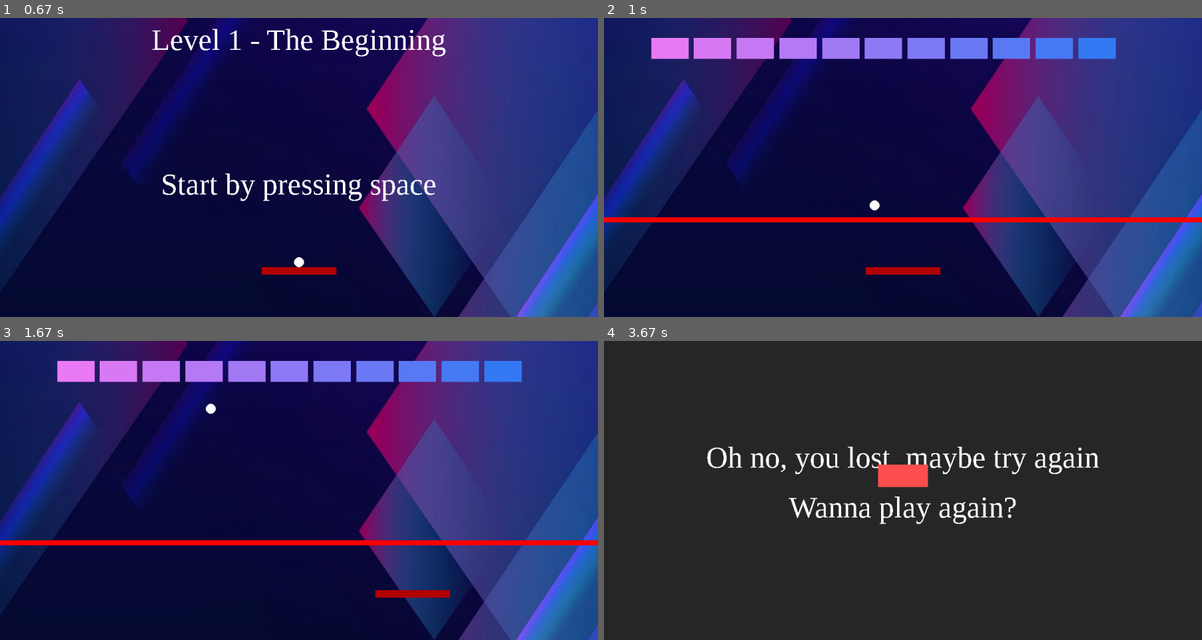
Above: before the commit, frames 1-4 (two rows, left to right).
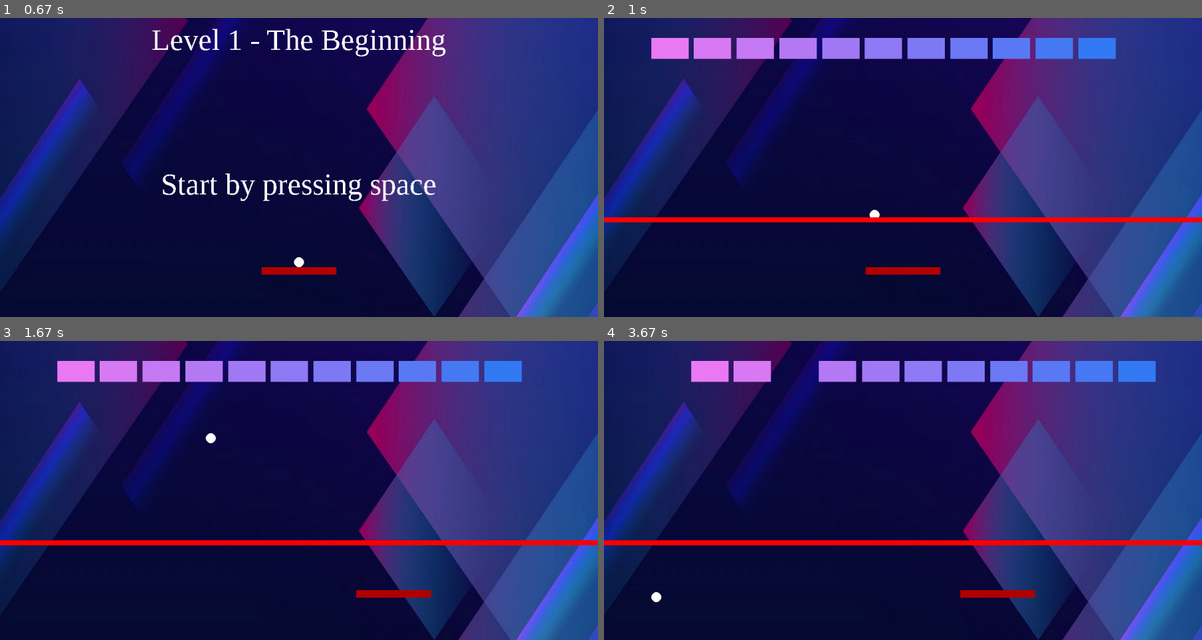
Above: after the commit, the same moments.

Repository: Kevin333221/INF-1400
Game: pygame game, started from Main.py
The game is run twice, just before and just after one commit, with the same random seed, the same clock (stepped at 60 frames per second) and the same inputs.
Inputs:
- Up to frame 1 (0.67 s): click "Start" at 0.38 s
- Up to frame 2 (1 s): tap Space at 0.67 s
- Up to frame 3 (1.67 s): hold Right 1-1.47 s; tap Space at 1.07, 1.37, 1.57 s; hold Right from 1.5 s (still down)
- Up to frame 4 (3.67 s): tap Space at 1.87, 2.07, 2.37, 2.63, 2.93, 3.07, 3.37 s; release Right at 1.97 s; hold Left 2-2.53 s; hold Left 2.57-2.97 s; hold Right 3-3.63 s

Frame 1 is identical in both runs. In frame 2, less than 0.1% of the frame differs, in the area x 44-47%, y 60-67%; in frame 3, 0.3%; in frame 4, 100%, in the area x 0-100%, y 0-100%.

Commit message:
Not fixed toggled exit

Diff:
--- a/Main.py
+++ b/Main.py
@@ -11,7 +11,6 @@
 screen_w = 1200
 screen_h = 600
 
-universal_speed = 6
 clock_tick = 60
 
 # Pygame init
@@ -185,8 +184,8 @@
 
     # User, Enemies
     user = Player.player(screen_w, screen_h)
-    ball_speed = int(screen_h/100)
-    ball1 = Ball.basic_ball(screen_w, screen_h, ball_speed)
+    object_speed = int(screen_h/120)
+    ball1 = Ball.basic_ball(screen_w, screen_h, object_speed)
 
     while level1_init:
         clock.tick(clock_tick)
@@ -212,12 +211,12 @@
 
             # Checks if the user presses Right-key og the Left-key
             keys = pygame.key.get_pressed()
-            user.walk(keys, ball_speed)
+            user.walk(keys, object_speed)
 
             # Checks if the ball hits the player
             if precode.intersect_rectangle_circle(user.pos, user.w, user.h, ball1.pos, ball1.r, ball1.dir):
                 ball_bounce.play()
-                user.ball_hit(ball1, ball_speed)
+                user.ball_hit(ball1, object_speed)
 
             # Renderer
             ball1.update()
@@ -283,7 +282,7 @@
     level2_BG = pygame.transform.smoothscale(pygame.image.load('Levels_BG/level2.jpg'), (screen_w, screen_h))
     enemies = enemies_create(arr)
     start_text = my_font_60.render("Start by pressing space", False, (255, 255, 255))
-    level1_title = my_font_60.render("Level 2 - Solid State", False, (255, 255, 255))
+    level1_title = my_font_60.render("Level 2 - Double Up", False, (255, 255, 255))
 
     # User, Enemies
     user = Player.player(screen_w, screen_h)
@@ -292,7 +291,7 @@
     elif screen_w == 1200:
         ball1 = Ball.basic_ball(screen_w, screen_h, 8)
     else:
-        ball1 = Ball.basic_ball(screen_w, screen_h, universal_speed)
+        ball1 = Ball.basic_ball(screen_w, screen_h, object_speed)
 
     while level2_init:
         for event in pygame.event.get():
@@ -318,12 +317,12 @@
 
             # Checks if the user presses Right-key og the Left-key
             keys = pygame.key.get_pressed()
-            user.walk(keys, universal_speed)
+            user.walk(keys, object_speed)
 
             # Checks if the ball hits the player
             if precode.intersect_rectangle_circle(user.pos, user.w, user.h, ball1.pos, ball1.r, ball1.dir):
                 ball_bounce.play()
-                user.ball_hit(ball1, universal_speed)
+                user.ball_hit(ball1, object_speed)
 
             # Renderer
             ball1.update()
